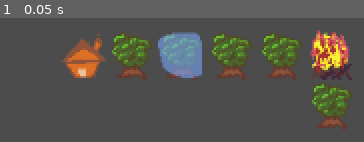
Above: before the commit, frame 1.
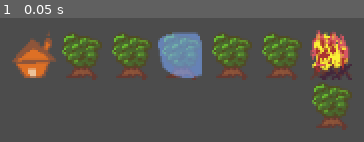
Above: after the commit, the same moment.

Repository: marc-hugh-tom/wildfire
Game: Godot game, scene res://main.tscn
Same seed, same stepped clock (60 frames per second), same inputs: the game is played once before the commit and once after it.
Inputs:
- Up to frame 1 (0.05 s): no input

The runs differ from the first frame. In frame 1, 5.7% of the frame differs, in the area x 3-30%, y 11-50%.

Commit message:
more logging

Diff:
--- a/main.tscn
+++ b/main.tscn
@@ -10,7 +10,7 @@
 tile_set = ExtResource( 1 )
 cell_size = Vector2( 32, 32 )
 format = 1
-tile_data = PoolIntArray( 65538, 2, 0, 65539, 0, 0, 65540, 0, 0, 65541, 0, 0, 65542, 0, 0, 65543, 1, 0, 131079, 0, 0 )
+tile_data = PoolIntArray( 65537, 2, 0, 65538, 0, 0, 65539, 0, 0, 65540, 0, 0, 65541, 0, 0, 65542, 0, 0, 65543, 1, 0, 131079, 0, 0 )
 
 [node name="TileMap_above" type="TileMap" parent="."]
 tile_set = ExtResource( 1 )
--- a/tree.gd
+++ b/tree.gd
@@ -11,4 +11,4 @@
 	pos = coord
 
 func _on_fire():
-	print("tree is on fire!")
+	print("tree ", pos, " is on fire!")
--- a/treehouse.gd
+++ b/treehouse.gd
@@ -11,4 +11,4 @@
 	pos = coord
 
 func _on_fire():
-	print("treehouse is on fire!")
+	print("treehouse ", pos, " is on fire!")
